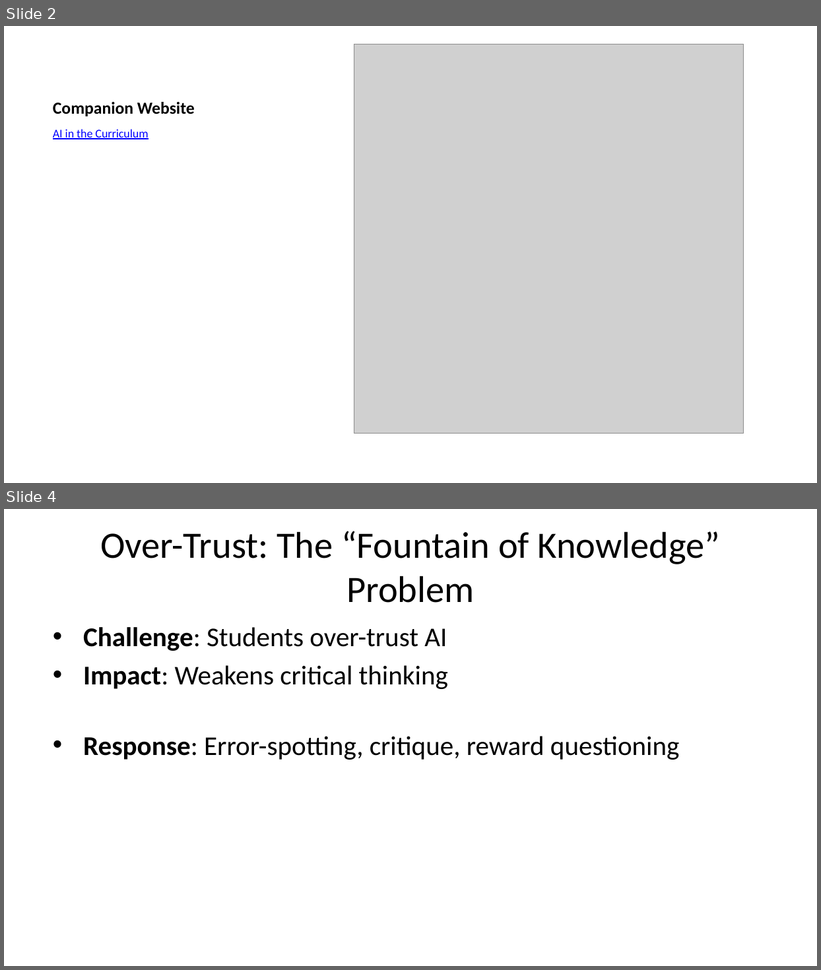
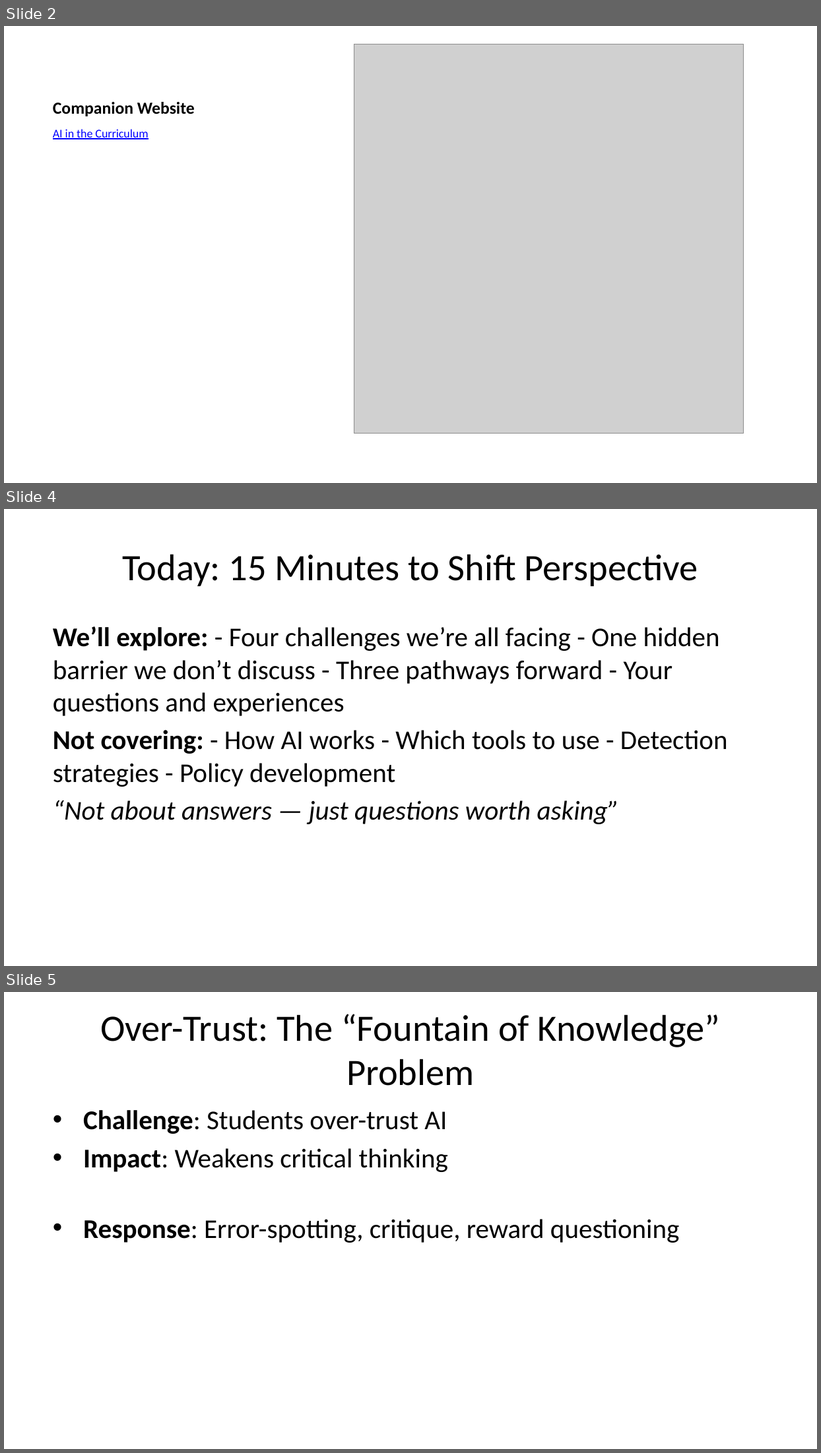
Before and after one commit to michael-borck/AI-in-the-Curriculum, a slide deck: cl-ai-in-the-curriculum.pptx. Shown one above the other, each under a label of ours: slides 2 and 4 before the commit, slides 2, 4 and 5 after it; the slides between them are not shown. The pictures are 821x970 and 821x1453 pixels, drawn with LibreOffice and Linux fonts; fonts in the diff are those of the drawing; grey boxes stand for pictures. Boxes give left, top, right and bottom in pixels: in the first picture for what was removed or moved away, otherwise in the second. Text is boxed around its words. In the diff, an @@ line names an element or a change of style, - is before the commit and + after.

```diff
--- a/cl-ai-in-the-curriculum.pptx
+++ b/cl-ai-in-the-curriculum.pptx
@@ slide 4 added at box(4, 509, 817, 966), background #FFFFFF @@
@@ title added at box(122, 554, 698, 586), 33 pt, text #000000 @@
+Today: 15 Minutes to Shift Perspective
@@ text added at box(53, 626, 728, 824), 24 pt, text #000000 @@
+We’ll explore: - Four challenges we’re all facing - One hidden barrier we don’t discuss - Three pathways forward - Your questions and experiences
+Not covering: - How AI works - Which tools to use - Detection strategies - Policy development
+“Not about answers — just questions worth asking”
@@ what was slide 4 is now slide 5 @@
```
Also in this commit, not shown: 2 slides changed, 2 other slides added, 1 slide removed, 6 other files.
